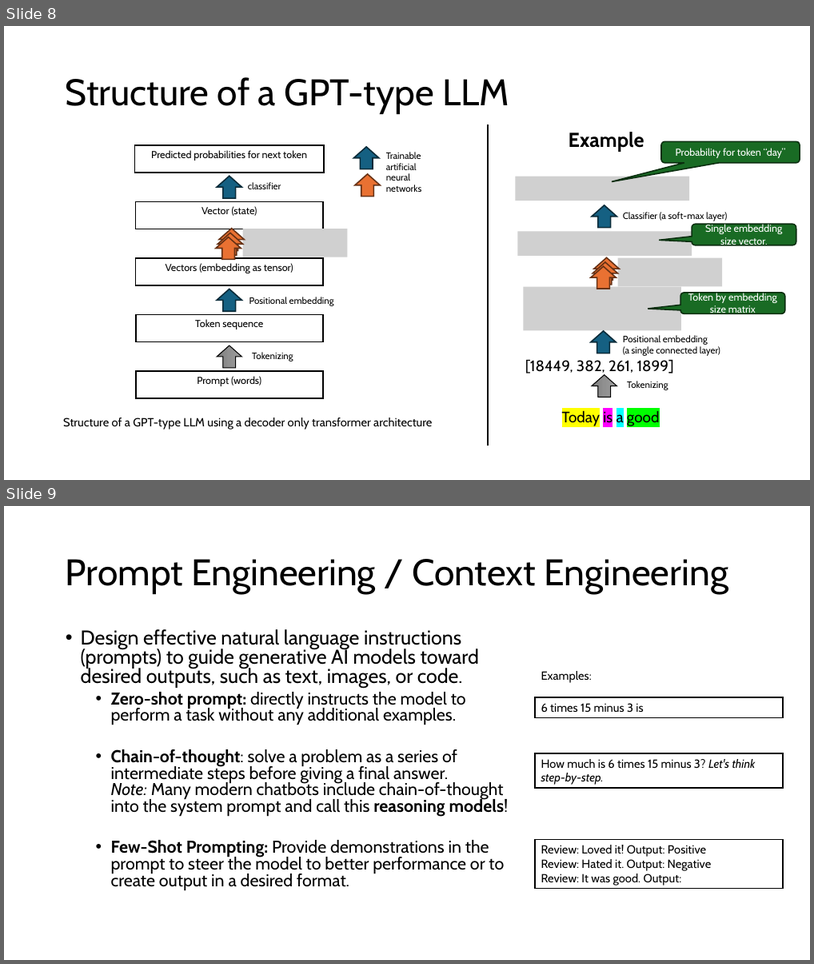
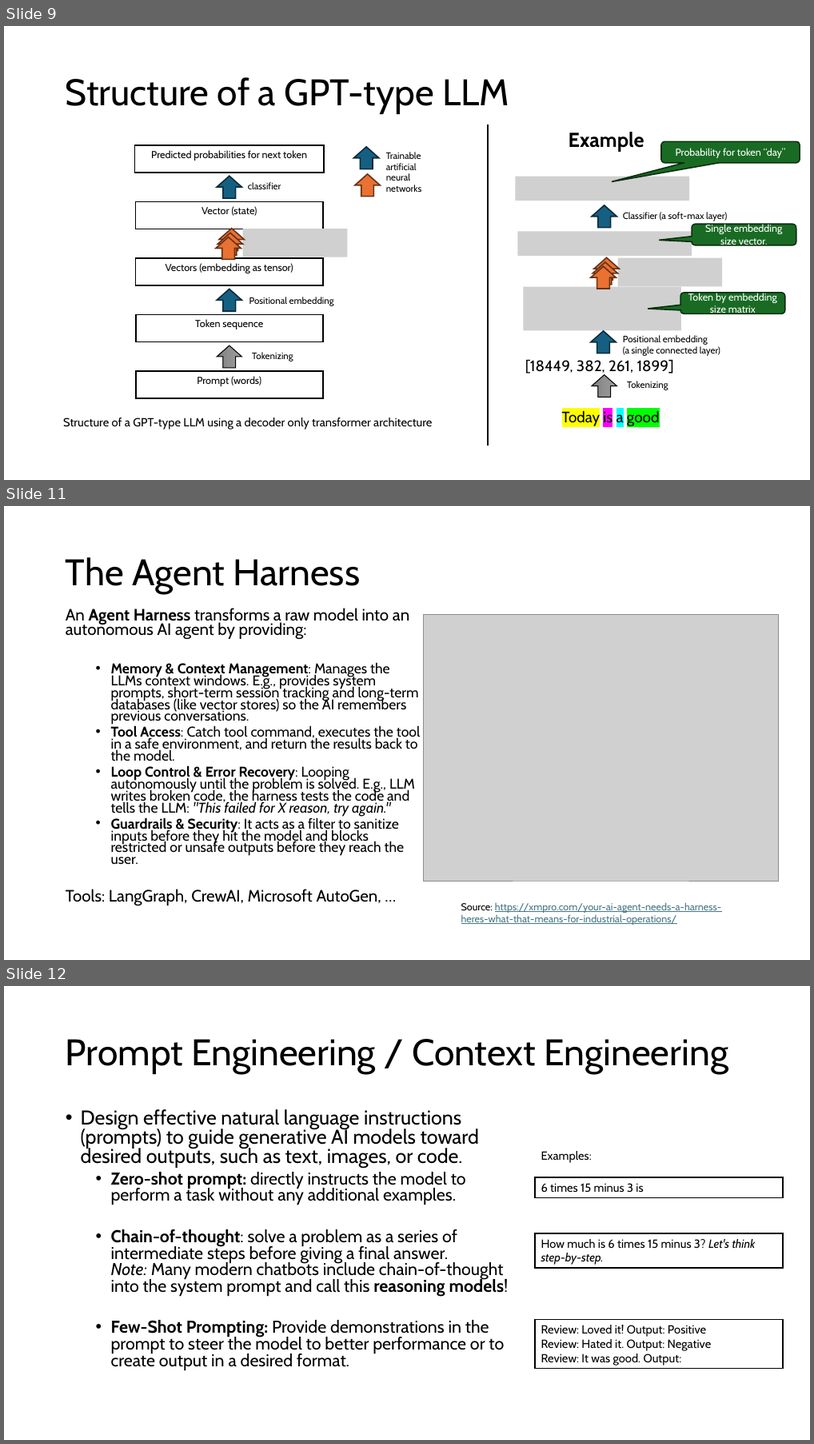
Before and after one commit to kunleola/CS7320, a slide deck: slides/discussion/07_LLM_discussion.pptx. Shown one above the other, each under a label of ours: slides 8 and 9 before the commit, slides 9, 11 and 12 after it; the slides between them are not shown. The pictures are 814x964 and 814x1444 pixels, drawn with LibreOffice and Linux fonts; fonts in the diff are those of the drawing; grey boxes stand for pictures. Boxes give left, top, right and bottom in pixels: in the first picture for what was removed or moved away, otherwise in the second. Text is boxed around its words. In the diff, an @@ line names an element or a change of style, - is before the commit and + after.

```diff
--- a/slides/discussion/07_LLM_discussion.pptx
+++ b/slides/discussion/07_LLM_discussion.pptx
@@ slide 11 added at box(4, 506, 810, 960), background #FFFFFF @@
@@ title added at box(66, 557, 360, 594), 44 pt, text #000000 @@
+The Agent Harness
@@ text added at box(66, 608, 420, 905), 16.8 pt, text #000000 @@
+An Agent Harness transforms a raw model into an autonomous AI agent by providing:
+  • Memory & Context Management: Manages the LLMs context windows. E.g., provides system prompts, short-term session tracking and long-term databases (like vector stores) so the AI remembers previous conversations.
+  • Tool Access: Catch tool command, executes the tool in a safe environment, and return the results back to the model.
+  • Loop Control & Error Recovery: Looping autonomously until the problem is solved. E.g., LLM writes broken code, the harness tests the code and tells the LLM: "This failed for X reason, try again."
+  • Guardrails & Security: It acts as a filter to sanitize inputs before they hit the model and blocks restricted or unsafe outputs before they reach the user.
+Tools: LangGraph, CrewAI, Microsoft AutoGen, …
@@ picture added at box(424, 614, 779, 880) @@
@@ text added at box(462, 902, 722, 924), 12 pt, text #467886, underline @@
+Source: https://xmpro.com/your-ai-agent-needs-a-harness-heres-what-that-means-for-industrial-operations/
@@ what was slide 8 is now slide 9 @@
@@ what was slide 9 is now slide 12 @@
```
Also in this commit, not shown: 3 slides changed, 5 other slides added, 1 slide removed, 10 other files.
